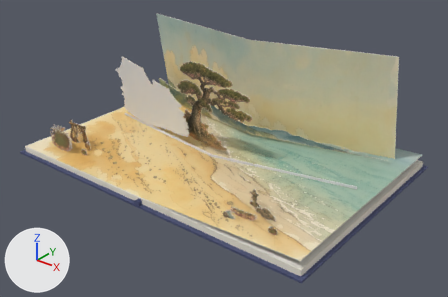
The glTF model live/urashima-s08/exit.glb: old version first, new version second.
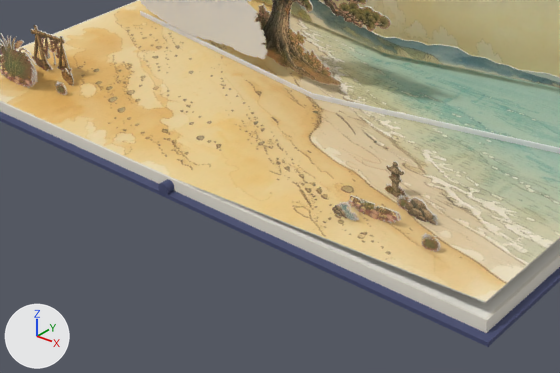
Each version is shown whole from a 50 mm lens placed at (2.13, -2.62, 1.67), pointed at (0.09, -0.07, 0.09), then close up on the part from 12% to 76% of the width and 36% to 100% of the height. The lights are fixed; the arrows at lower left show +X, +Y and +Z. The older version's two pictures come first. Where no turn or scale is listed for an object, it has been applied to the vertices. Vertices at exactly the same position are counted once.

The first close-up shows 'baskets-k1-card_1', 'block-1', 'block1', 'cottage-1', 'cover-1', 'cover1', 'far-headland-1', 'far-headland1', 'leaf-page', 'page-next', 'pine-grass-a-card_1', 'pine-great-1', 'rleaf-page', 'sea-rocks-card_1', 'shells-front-card_1', 'sky-shore1_1', 'waves-front-card_1' and 9 more.
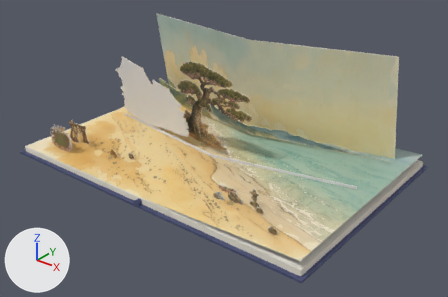
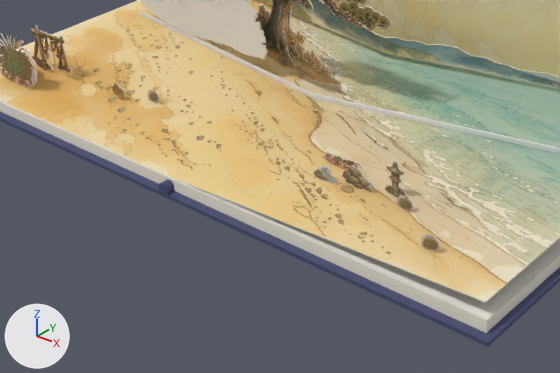
Pixel boxes [x1, y1, x2, y2] of what changed, in the close-ups (560 x 373 px):
'sea-rocks-card_1', moved: before [403, 197, 438, 225]; after [342, 166, 373, 192]
'shells-front-card_1', moved, rescaled (25% narrower, 31% shorter): before [347, 195, 401, 223]; after [322, 151, 362, 170]
'waves-front-card_1', moved: before [332, 202, 359, 221]; after [313, 166, 339, 184]
'baskets-k1-card_1', moved: before [61, 68, 74, 86]; after [112, 83, 125, 100]
'pine-grass-a-card_1', moved: before [55, 81, 67, 95]; after [147, 89, 160, 103]

Patch to the scene script:
```diff
--- a/live/urashima-s08/exit.glb.py
+++ b/live/urashima-s08/exit.glb.py
@@ me_shells_front_card @@
 # used by ob_shells_front_card_1; location = (0.579, -0.524, 0.026)
-me_shells_front_card.from_pydata(...)  # 268 vertices, 532 faces; spans x -0.084..0.081, y 0.0..0.004, z 0.0..0.046
+me_shells_front_card.from_pydata(...)  # 268 vertices, 532 faces; spans x -0.068..0.066, y 0.0..0.004, z 0.0..0.037
+# me_shells_front_card part 1: the whole mesh is scaled about the mesh origin by (0.812, 1, 0.812)
 me_shells_front_card.materials.append(mat_art_urashima_shore_shells_front)
@@ ob_baskets_k1_card_1 @@
 ob_baskets_k1_card_1 = bpy.data.objects.new('baskets-k1-card_1', me_baskets_k1_card)
-ob_baskets_k1_card_1.location = (-0.66, -0.464, 0.002)
+ob_baskets_k1_card_1.location = (-0.46, -0.434, 0.002)
@@ ob_pine_grass_a_card_1 @@
 ob_pine_grass_a_card_1 = bpy.data.objects.new('pine-grass-a-card_1', me_pine_grass_a_card)
-ob_pine_grass_a_card_1.location = (-0.62, -0.524, 0.002)
+ob_pine_grass_a_card_1.location = (-0.36, -0.384, 0.002)
@@ ob_sea_rocks_card_1 @@
 ob_sea_rocks_card_1 = bpy.data.objects.new('sea-rocks-card_1', me_sea_rocks_card)
-ob_sea_rocks_card_1.location = (0.679, -0.464, 0.031)
+ob_sea_rocks_card_1.location = (0.45, -0.424, 0.021)
@@ ob_shells_front_card_1 @@
 ob_shells_front_card_1 = bpy.data.objects.new('shells-front-card_1', me_shells_front_card)
-ob_shells_front_card_1.location = (0.579, -0.524, 0.026)
+ob_shells_front_card_1.location = (0.35, -0.364, 0.017)
@@ ob_waves_front_card_1 @@
 ob_waves_front_card_1 = bpy.data.objects.new('waves-front-card_1', me_waves_front_card)
-ob_waves_front_card_1.location = (0.52, -0.564, 0.024)
+ob_waves_front_card_1.location = (0.36, -0.444, 0.017)
```
